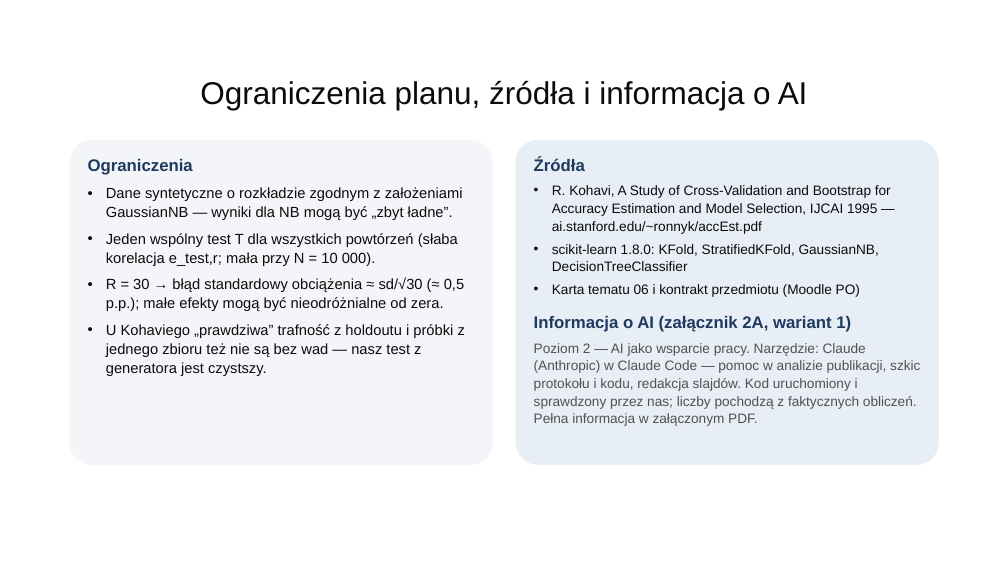
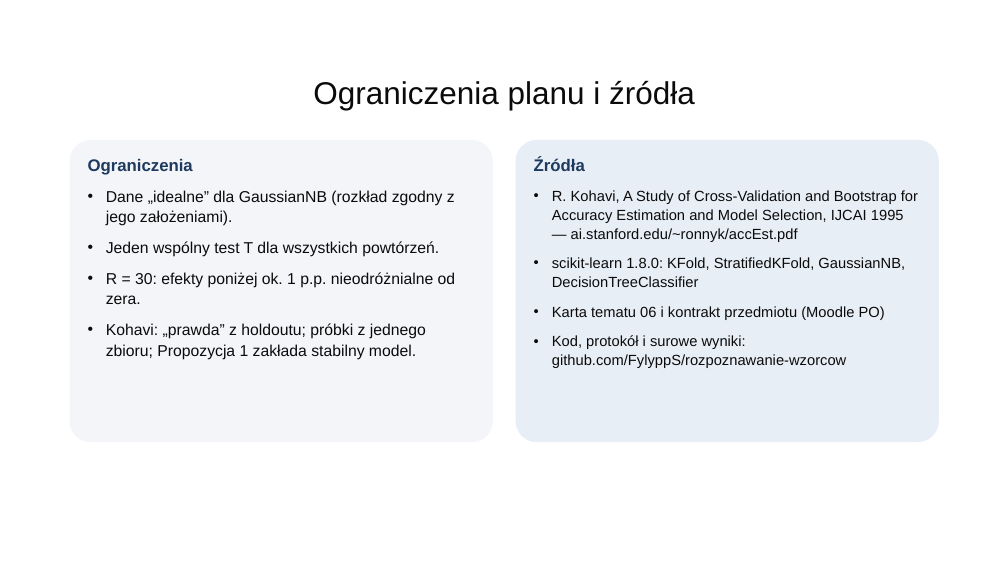
Before and after one commit to FylyppS/rozpoznawanie-wzorcow, a slide deck: slide 11 of etap1/slajdy-etap1.pptx. Drawn at 1008x567 pixels with LibreOffice and Linux fonts; fonts in the diff are those of the drawing; background and template pictures are left out. Boxes give left, top, right and bottom in pixels: in the first picture for what was removed or moved away, otherwise in the second. Text is boxed around its words. In the diff, an @@ line names an element or a change of style, - is before the commit and + after.

```diff
--- a/etap1/slajdy-etap1.pptx
+++ b/etap1/slajdy-etap1.pptx
@@ title at bbox=[313, 80, 695, 110]: text changed @@
-Ograniczenia planu, źródła i informacja o AI
+Ograniczenia planu i źródła
@@ rounded rectangle: place and size @@
-rounded rectangle at bbox=[70, 140, 493, 465]
+rounded rectangle at bbox=[70, 140, 493, 442]
@@ rounded rectangle: place and size @@
-rounded rectangle at bbox=[516, 140, 939, 465]
+rounded rectangle at bbox=[516, 140, 939, 442]
@@ text at bbox=[534, 157, 918, 320]: size 13 to 14 pt in "R. Kohavi, A Study of Cross-Validation and ...", "scikit-learn 1.8.0: KFold, StratifiedKFold, GaussianNB, Deci ...", "Karta tematu 06 i kontrakt przedmiotu (Moodle ..."; more space between paragraphs; less space between paragraphs @@
@@ text at bbox=[106, 190, 456, 360]: text changed; size 14 to 15 pt @@
-• Dane syntetyczne o rozkładzie zgodnym z założeniami GaussianNB — wyniki dla NB mogą być „zbyt ładne”.
-• Jeden wspólny test T dla wszystkich powtórzeń (słaba korelacja e_test,r; mała przy N = 10 000).
-• R = 30 → błąd standardowy obciążenia ≈ sd/√30 (≈ 0,5 p.p.); małe efekty mogą być nieodróżnialne od zera.
-• U Kohaviego „prawdziwa” trafność z holdoutu i próbki z jednego zbioru też nie są bez wad — nasz test z generatora jest czystszy.
+• Dane „idealne” dla GaussianNB (rozkład zgodny z jego założeniami).
+• Jeden wspólny test T dla wszystkich powtórzeń.
+• R = 30: efekty poniżej ok. 1 p.p. nieodróżnialne od zera.
+• Kohavi: „prawda” z holdoutu; próbki z jednego zbioru; Propozycja 1 zakłada stabilny model.
@@ text at bbox=[552, 335, 846, 368]: text changed; size 13 to 14 pt; text colour #52514E to #0B0B0B @@
-Informacja o AI (załącznik 2A, wariant 1)
-Poziom 2 — AI jako wsparcie pracy. Narzędzie: Claude (Anthropic) w Claude Code — pomoc w analizie publikacji, szkic protokołu i kodu, redakcja slajdów. Kod uruchomiony i sprawdzony przez nas; liczby pochodzą z faktycznych obliczeń. Pełna informacja w załączonym PDF.
+• Kod, protokół i surowe wyniki: github.com/FylyppS/rozpoznawanie-wzorcow
```
Also in this commit, not shown: 8 other slides changed, 1 slide added, 2 slides removed, 2 other files.
